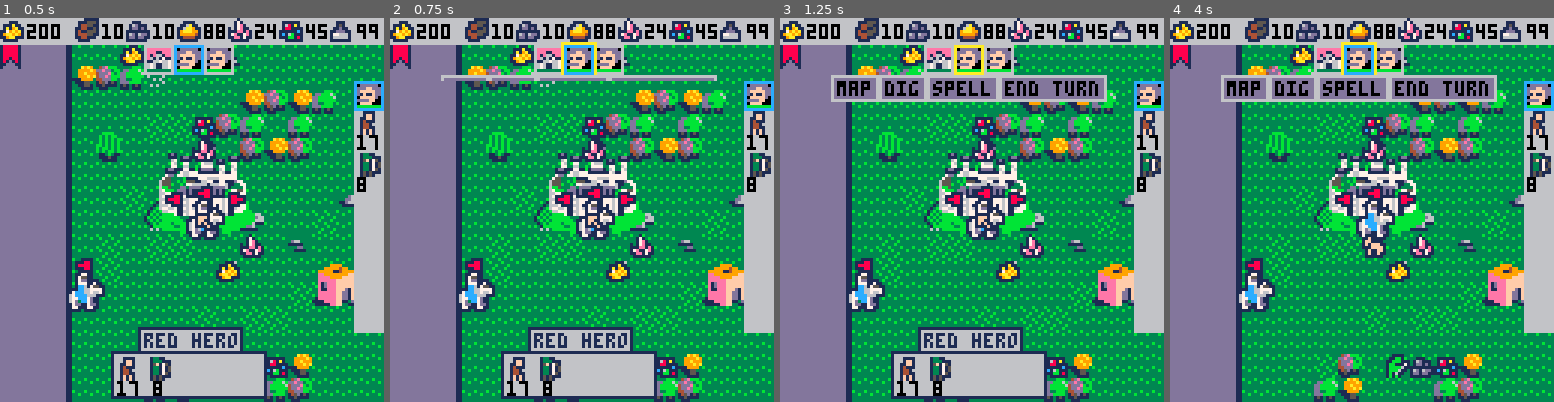
Above: before the commit, frames 1-4 (left to right).
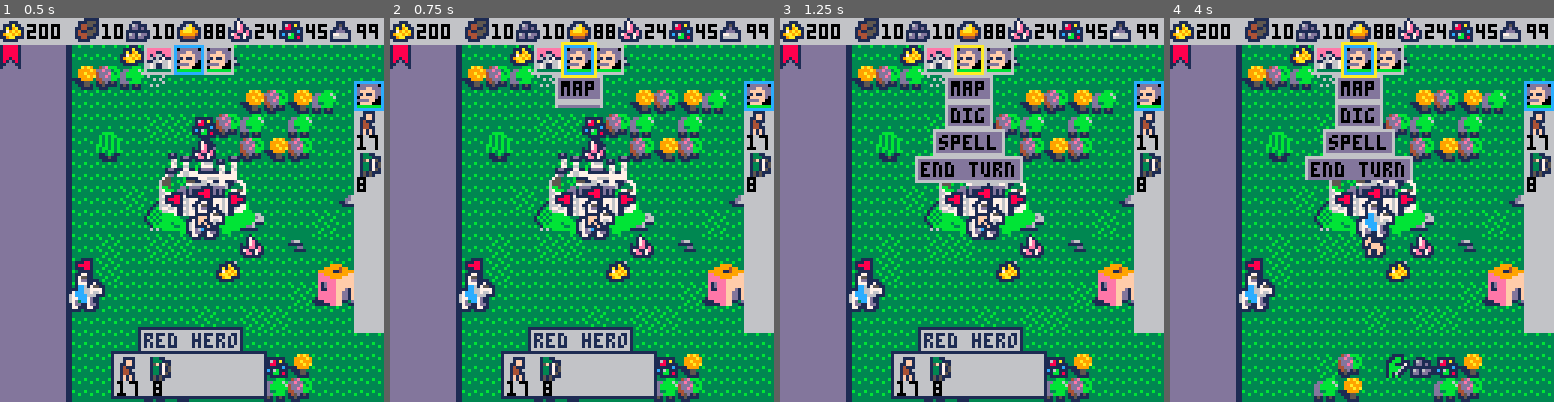
Above: after the commit, the same moments.

Repository: pvan/pico8
Game: PICO-8 cartridge heroes.p8
The game is run twice, just before and just after one commit, with the same random seed, the same clock (stepped at 60 frames per second) and the same inputs.
Inputs:
- Up to frame 1 (0.5 s): tap X (X key) at 0.33 s
- Up to frame 2 (0.75 s): tap O (Z key) at 0.7 s
- Up to frame 3 (1.25 s): tap X (X key) at 1.07 s
- Up to frame 4 (4 s): hold Right 1.6-2.1 s; tap O (Z key) every 0.4 s from 1.7 to 3.7 s; tap X (X key) at 1.85, 2.97 s; hold Up 2.15-2.42 s; hold Right 2.47-3.03 s; hold Left 3.08-3.58 s; hold Down 3.63-3.97 s

Frame 1 is identical in both runs. In frame 2, 1.8% of the frame differs, in the area x 13-86%, y 14-24%; in frame 3, 8.3%, in the area x 13-86%, y 14-43%; in frame 4, 8.2%.

Commit message:
heroes: try vertical menu

Diff:
--- a/heroes.p8
+++ b/heroes.p8
@@ -332,6 +332,7 @@
  if (btnp(🅾️)) then
   hud_menu_open=not hud_menu_open
   if (hud_menu_open) then
+   menusel=0
    sfx(63)
   else
    sfx(61)
@@ -465,7 +466,7 @@
 
 
 function end_turn()
- menudown=false
+ --menudown=false
  path=nil
  i=1
  for p in all(plrs) do
@@ -1890,7 +1891,7 @@
 function update_hud()
 
  if hud_menu_open then
-  actl_menu_y+=flr(11-actl_menu_y)/3
+  actl_menu_y+=flr(#buttons*9+2-actl_menu_y)/3
  else
   actl_menu_y+=flr(0-actl_menu_y)/3
  end
@@ -1910,13 +1911,10 @@
  end
 
  if hud_menu_open then
-	 if (btnp(⬇️)) menudown=true sfx(60)
-	 if (btnp(⬆️)) menudown=false sfx(60)
-	 if menudown then
-	  if (btnp(⬅️)) menusel-=1 sfx(60)
-	  if (btnp(➡️)) menusel+=1 sfx(60)
-	  menusel=mid(menusel,1,#buttons)
-	 else
+  if (btnp(⬆️)) menusel-=1 sfx(60)
+  if (btnp(⬇️)) menusel+=1 sfx(60)
+  menusel=mid(menusel,0,#buttons)
+	 if menusel==0 then
 	  if (btnp(⬅️)) selport-=1 sfx(60)
 	  if (btnp(➡️)) selport+=1 sfx(60)
 	  selport=mid(selport,1,#ports)
@@ -1925,7 +1923,7 @@
   select(ports[selport])
 
   if btnp(❎) then
-   if menusel==4 and menudown then
+   if menusel==4 then
     sfx(59)
     local askturn=false
     for h in all(cp.heroes) do
@@ -2010,6 +2008,20 @@
  end
 
 
+ --menu buttons
+ clip(0,0,128,18+actl_menu_y)
+ y=20
+ for b in all(buttons) do
+  bw=#b*4+2
+  x=63-bw/2
+  rectfill2(x,y,bw,7,13)
+  rect2({x-1,y-1,bw+2,9},6)
+  print(b,x+1,y+1,0)
+  y+=9
+ end
+ clip()
+
+
  --portrait bar
  local w=#ports*10
  local x,y=63-w/2,9
@@ -2019,48 +2031,31 @@
   if p!=nil then
    d_port(p,x,y)
 
-   --flashing selection box
-			if p==sel then
-			 rect2({x,y,10,10},12)
-			 if hud_menu_open and
-			    not menudown then
-			  bb=flashamt()
-			  rect2({x-bb,y-bb,10+bb*2,10+bb*2},10)
-			 end
-			end
-
    x+=10
   end
  end
 
 
- --menu
-
- clip(0,0,128,18+actl_menu_y)
- mw=0
- for b in all(buttons) do
-  mw+=#b*4+4
- end
- mh=9
- mx=63-mw/2
- my=19--actl_menu_y
- rectfill2(mx,my,mw,mh,6)
-
- --bottom buttons
- local x,y=mx+1,my+1
- local count=1
- for b in all(buttons) do
-  bw=#b*4+2
-  rectfill2(x,y,bw,7,13)
-  print(b,x+1,y+1,0)
-  if menudown and menusel==count then
-   bb=flashamt()
-   rect2({x-1-bb,y-1-bb,bw+2+bb*2,9+bb*2},10)
-  end
-  x+=bw+2
-  count+=1
- end
- clip()
+
+
+ --flashing sel box
+ if hud_menu_open then
+ if menusel>0 then
+  y=menusel*9+11
+  bw=#buttons[menusel]*4+2
+  x=63-bw/2
+  bb=flashamt()
+  rect2({x-1-bb,y-1-bb,bw+2+bb*2,9+bb*2},10)
+ else
+  for i=1,8 do
+		 if ports[i]==sel then
+		  bb=flashamt()
+		  x=10*i+53-#ports*10/2
+		  rect2({x-bb,9-bb,10+bb*2,10+bb*2},10)
+		 end
+		end
+	end
+	end
 
 
  --right sidebar: army
@@ -2087,7 +2082,7 @@
  "spell",
  "end turn",
 }
-menusel=4
+menusel=0
 
 
 res_names={
